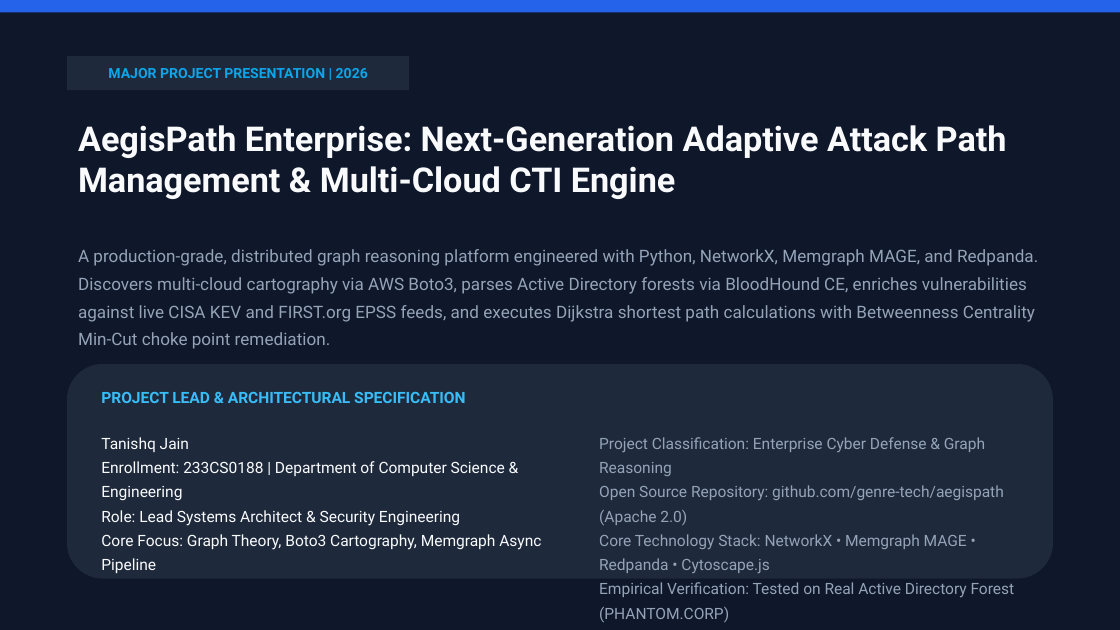
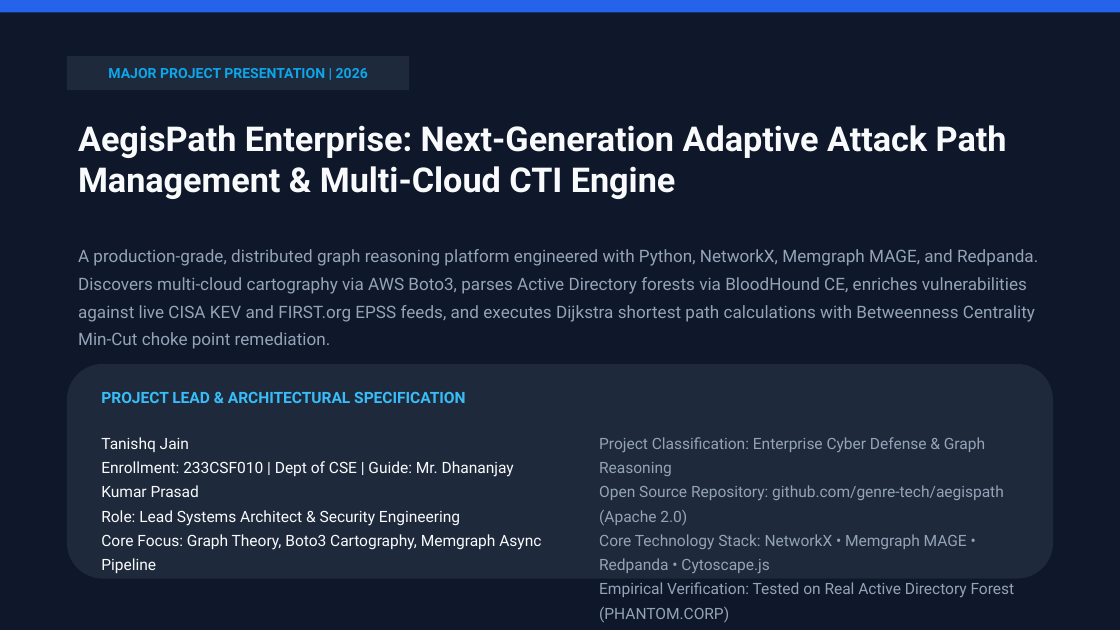
Before and after one commit to genre-tech/aegispath, a slide deck: slide 1 of AegisPath_Enterprise_Major_Project_Presentation.pptx. Drawn at 1120x630 pixels with LibreOffice and Linux fonts; fonts in the diff are those of the drawing. Boxes give left, top, right and bottom in pixels: in the first picture for what was removed or moved away, otherwise in the second. Text is boxed around its words. In the diff, an @@ line names an element or a change of style, - is before the commit and + after.

Commit message:
docs: embed all 12 architectural & benchmark diagrams; update guide to Mr. Dhananjay Kumar Prasad and enrollment to 233CSF010

```diff
--- a/AegisPath_Enterprise_Major_Project_Presentation.pptx
+++ b/AegisPath_Enterprise_Major_Project_Presentation.pptx
@@ text at (101,461,514,497): text changed @@
-Enrollment: 233CS0188 | Department of Computer Science & Engineering
+Enrollment: 233CSF010 | Dept of CSE | Guide: Mr. Dhananjay Kumar Prasad
```
Also in this commit, not shown: 16 other files.
